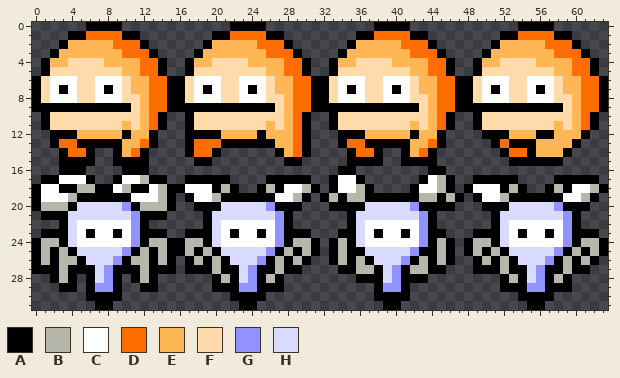
One commit to this pixel-art sprite: dev/bitmaps/enemies.png. That is the earlier state.
The file is 64x32 pixels.
Palette (. is transparent): A #000000  B #b6b6aa  C #ffffff  D #ff6d00  E #ffb655  F #ffdaaa  G #9191ff  H #dadaff
Pixels before, first column x 0:
 0 ......AAAA............AAAA............AAAA............AAAA......
 1 ....AADDDDAA........AADDDDAA........AADDDDAA........AADDDDAA....
 2 ...AEEEEEDDDA......AEEEEEDDDA......AEEEEEDDDA......AEEEEEDDDA...
 3 ..AEEEEEEEDDDA....AEEEEEEEDDDA....AEEEEEEEDDDA....AEEEEEEEDDDA..
 4 .AEEFFFFEEEEDDA..AEEFFFFEEEEDDA..AEEFFFFEEEEDDA..AEEFFFFEEEEDDA.
 5 .AFFFFFFFFEEDDA..AFFFFFFFFEEDDA..AFFFFFFFFEEDDA..AFFFFFFFFEEDDA.
 6 AFCCCFFCCCFEEDDAAFCCCFFCCCFEEDDAAFCCCFFCCCFEEDDAAFCCCFFCCCFEEDDA
 7 AFCACFFCACFEEDDAAFCACFFCACFEEDDAAFCACFFCACFEEDDAAFCACFFCACFEEDDA
 8 AFCCCFFCCCFFEDDAAFCCCFFCCCFFEDDAAFCCCFFCCCFFEDDAAFCCCFFCCCFFEDDA
 9 AAAAAAAAAAAFEDDAAAAAAAAAAAAFEDDAAAAAAAAAAAAFEDDAAAAAAAAAAAAFEDDA
10 .AFFFFFFFFFFEDA..AFFFFFFFFFFEDA..AFFFFFFFFFFEDA..AFFFFFFFFFFEDA.
11 .AFFFFFFFFEFEDA..AFFFFFFFFEFEDA..AFFFFFFFFEFEDA..AFFFFFFFFEFEDA.
12 ..AAAEEEEEAEEA...AAAAEEEEAEEEDA...AAAEEEEEAEEA....AAAEEEAAEEEA..
13 ..ADDAAAAAEEDA...ADDDAAAAAAEEDA...ADDAAAAAEEDA.....ADAAAEEEEA...
14 ...ADDA..AEDA....ADDA......AEDA....ADDA..AEDA.......ADDAEEEA....
15 ...AAAA..AAAA.....AA........AA.....AAAA..AAAA........AAAAAA.....
16 ...AAA....AAA.....................AA........AA..................
17 .AACCCA..ACCBAA..AAAAA....AAAAA..ACCA......ACBA..AAAAA....AAAAA.
18 ACCAABBAACBAACBAACCCABA..ABACCBA.ACCBA....ACCBA.ACCCABA..ABACCBA
19 ACCCBAAAAAACCCBA.ACCBAAAAAACCBA.ABABBAAAAAABBABA.ACCBAAAAAACCBA.
20 ABBBAHHHHHGABBBA..AAAHHHHHGAAA...AAAAHHHHHGAAAA...AAAHHHHHGAAA..
21 .AAAHHHHHHHGAAA....AHHHHHHHGA......AHHHHHHHGA......AHHHHHHHGA...
22 ...AHCCCCCCGA......AHCCCCCCGA......AHCCCCCCGA......AHCCCCCCGA...
23 .AAAHCACCACGAAA..AAAHCACCACGAAA...AAHCACCACGAA...AAAHCACCACGAAA.
24 ABBAHCCCCCCGABBAABBAHCCCCCCGABBA.ABAHCCCCCCGABA.ABBAHCCCCCCGABBA
25 ABABAHHHHHGABABAABABAHHHHHGABABA.ABAAHHHHHGAABA.ABABAHHHHHGABABA
26 ABABBAHHHGABBABA.ABABAHHHGABABA..ABABAHHHGABABA..ABABAHHHGABABA.
27 AAABAAAHGAAABAAA.AAABAAHGAABAA....AABBAHGABBAA...AAABAAHGAABAA..
28 ..ABA.AHGA.ABA......ABAHGABA........AAAHGAAA........ABAHGABA....
29 ...AA.AGGA..AA......AAAGGAAA..........AGGA..........AAAGGAAA....
30 ......AAAA............AAAA............AAAA............AAAA......
31 .......AA..............AA..............AA..............AA.......
The result:
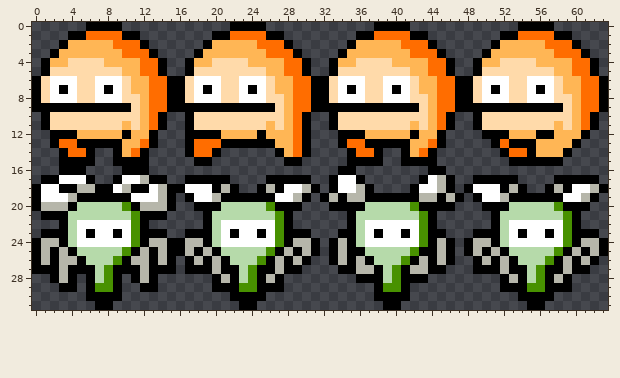
The edit:
colour G: #9191ff -> #489100
colour H: #dadaff -> #b6daaa
Changed places in both pictures, as pixel boxes (x1, y1, x2, y2):
changed: (68, 202, 140, 292)
changed: (212, 202, 284, 292)
changed: (356, 202, 428, 292)
changed: (500, 202, 572, 292)
